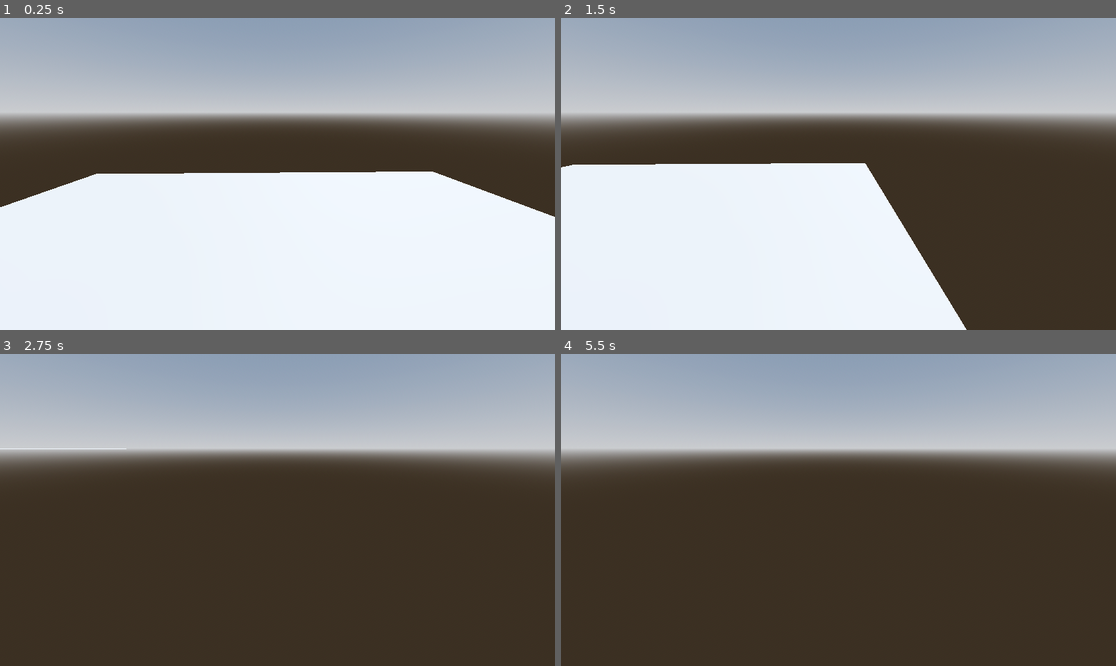
Above: before the commit, frames 1-4 (two rows, left to right).
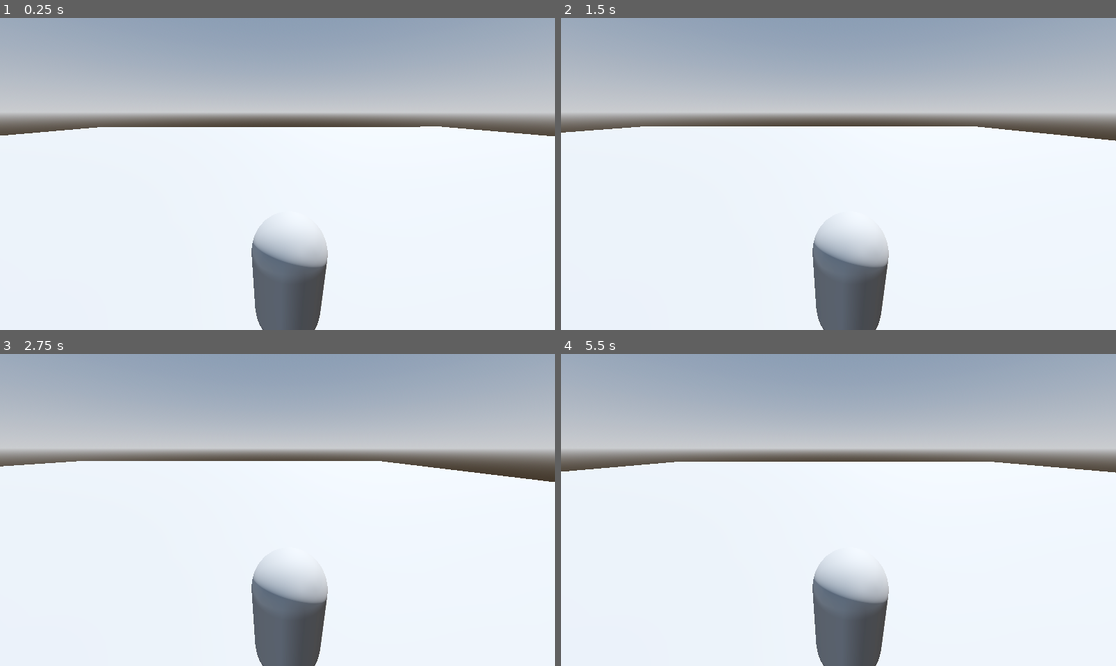
Above: after the commit, the same moments.

Repository: PHS-TSA/arch
Game: Godot game, scene res://scenes/main.tscn
Two runs of this game, one before a commit and one after it. Both use one fixed random seed, a clock stepped at 60 frames per second and the inputs below.
Inputs:
- Up to frame 1 (0.25 s): no input
- Up to frame 2 (1.5 s): tap Enter (ui_accept) at 0.5, 0.77 s; hold Right (ui_right) 0.53-1.28 s; hold Down (ui_down) from 1.28 s (still down)
- Up to frame 3 (2.75 s): tap Enter (ui_accept) at 1.52 s; release Down (ui_down) at 2.03 s; hold Right (ui_right) from 2.03 s (still down)
- Up to frame 4 (5.5 s): release Right (ui_right) at 2.78 s; hold Up (ui_up) 2.78-3.53 s; tap Enter (ui_accept) at 3.02, 3.77, 4.52 s; hold Left (ui_left) 3.53-5.03 s; hold Down (ui_down) from 5.03 s (still down)

The runs differ from the first frame. In frame 1, 20% of the frame differs, in the area x 0-100%, y 34-100%; in frame 2, 34%; in frame 3, 65%; in frame 4, 65%.

Commit message:
3rd person camera

Diff:
--- a/scenes/ground.tscn
+++ b/scenes/ground.tscn
@@ -6,11 +6,12 @@
 [sub_resource type="BoxShape3D" id="BoxShape3D_yh8r4"]
 size = Vector3(10, 0.1, 10)
 
-[node name="StaticBody3D" type="StaticBody3D"]
+[node name="StaticBody3D" type="StaticBody3D" unique_id=1202057703]
 
-[node name="MeshInstance3D" type="MeshInstance3D" parent="."]
+[node name="MeshInstance3D" type="MeshInstance3D" parent="." unique_id=10137492]
+transform = Transform3D(1, 0, 0, 0, 1, 0, 0, 0, 1, 0.015613556, -0.009500504, 0.028880596)
 mesh = SubResource("PlaneMesh_lv0v5")
 
-[node name="CollisionShape3D" type="CollisionShape3D" parent="."]
+[node name="CollisionShape3D" type="CollisionShape3D" parent="." unique_id=1681256948]
 transform = Transform3D(1, 0, 0, 0, 1, 0, 0, 0, 1, 0, 0.021056175, 0)
 shape = SubResource("BoxShape3D_yh8r4")
--- a/scenes/main.tscn
+++ b/scenes/main.tscn
@@ -16,22 +16,23 @@
 tonemap_mode = 2
 glow_enabled = true
 
-[node name="Main" type="Node3D"]
+[node name="Main" type="Node3D" unique_id=1416680920]
 
-[node name="WorldEnvironment" type="WorldEnvironment" parent="."]
+[node name="WorldEnvironment" type="WorldEnvironment" parent="." unique_id=1714936284]
 environment = SubResource("Environment_jyhfs")
 
-[node name="DirectionalLight3D" type="DirectionalLight3D" parent="."]
+[node name="DirectionalLight3D" type="DirectionalLight3D" parent="." unique_id=1843232642]
 transform = Transform3D(-0.8660254, -0.43301278, 0.25, 0, 0.49999997, 0.86602545, -0.50000006, 0.75, -0.43301266, -0.26730013, 1.1536298, 0.12859929)
 shadow_enabled = true
 
-[node name="StaticBody3D" parent="." instance=ExtResource("1_o5qli")]
+[node name="StaticBody3D" parent="." unique_id=608972093 instance=ExtResource("1_o5qli")]
+transform = Transform3D(5, 0, 0, 0, 5, 0, 0, 0, 5, 0.0026807785, -9.536743e-07, 0.015089989)
 
-[node name="CharacterBody3D" parent="." instance=ExtResource("2_0wfyh")]
+[node name="CharacterBody3D" parent="." unique_id=603631026 instance=ExtResource("2_0wfyh")]
 transform = Transform3D(1, 0, 0, 0, 1, 0, 0, 0, 1, 0, 0.54832625, 0)
 
-[node name="Camera3D" type="Camera3D" parent="CharacterBody3D"]
-transform = Transform3D(0.9997248, 0.0074480805, -0.022249483, 0.00061069714, 0.9396974, 0.3420066, 0.023455076, -0.341926, 0.9394341, 0.16845512, 1.117457, -0.24093223)
+[node name="Camera3D" type="Camera3D" parent="CharacterBody3D" unique_id=1366572285]
+transform = Transform3D(0.9997248, 0.0074480805, -0.022249483, 0.00061069714, 0.9396974, 0.3420066, 0.023455076, -0.341926, 0.9394341, -0.099488616, 1.117457, 0.8983754)
 current = true
 fov = 85.22021
 far = 100.0
Not shown: 1 places in scenes/ground.tscn that only renumber resources
Not shown: 1 places in scenes/main.tscn that only renumber resources
